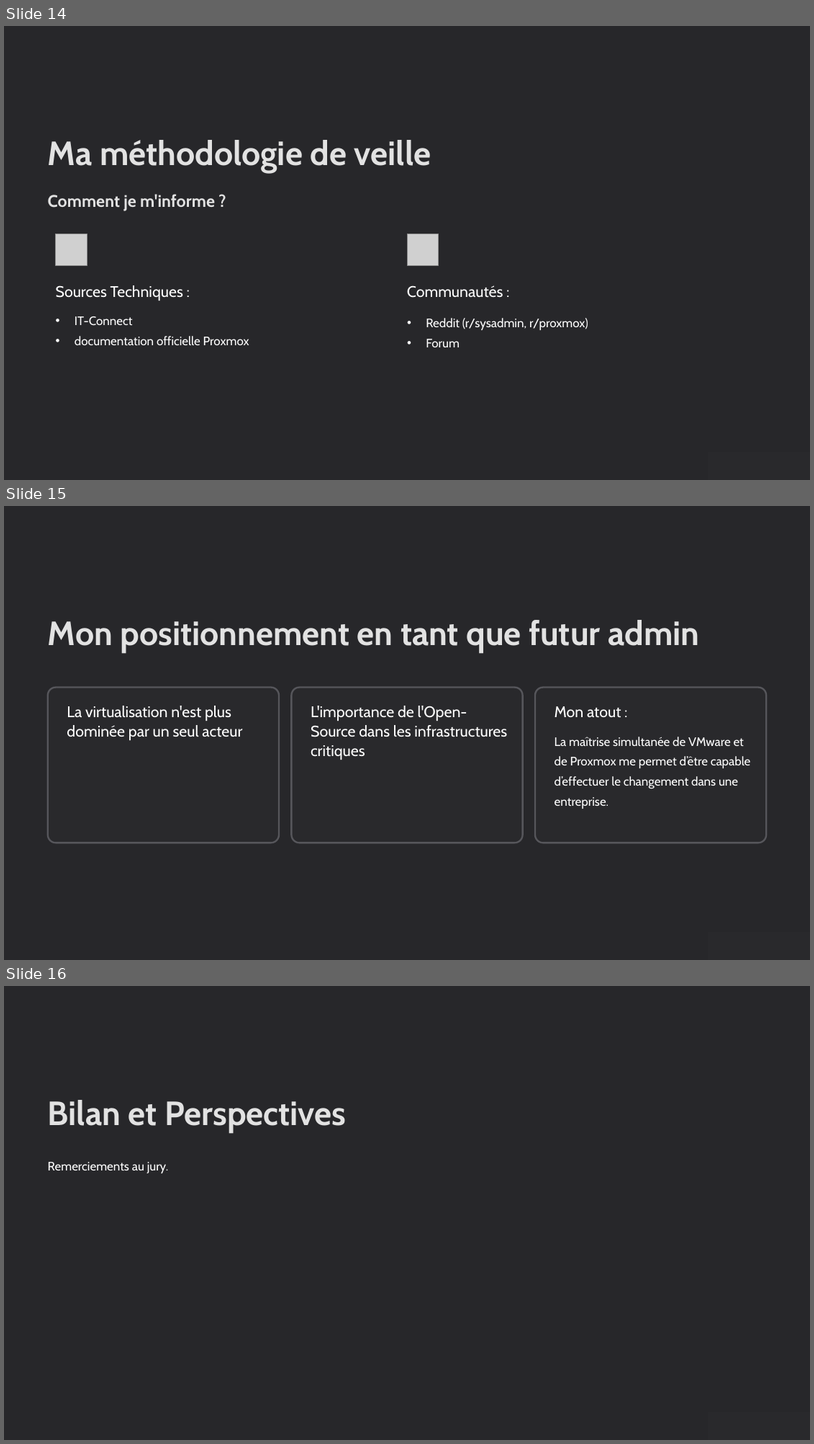
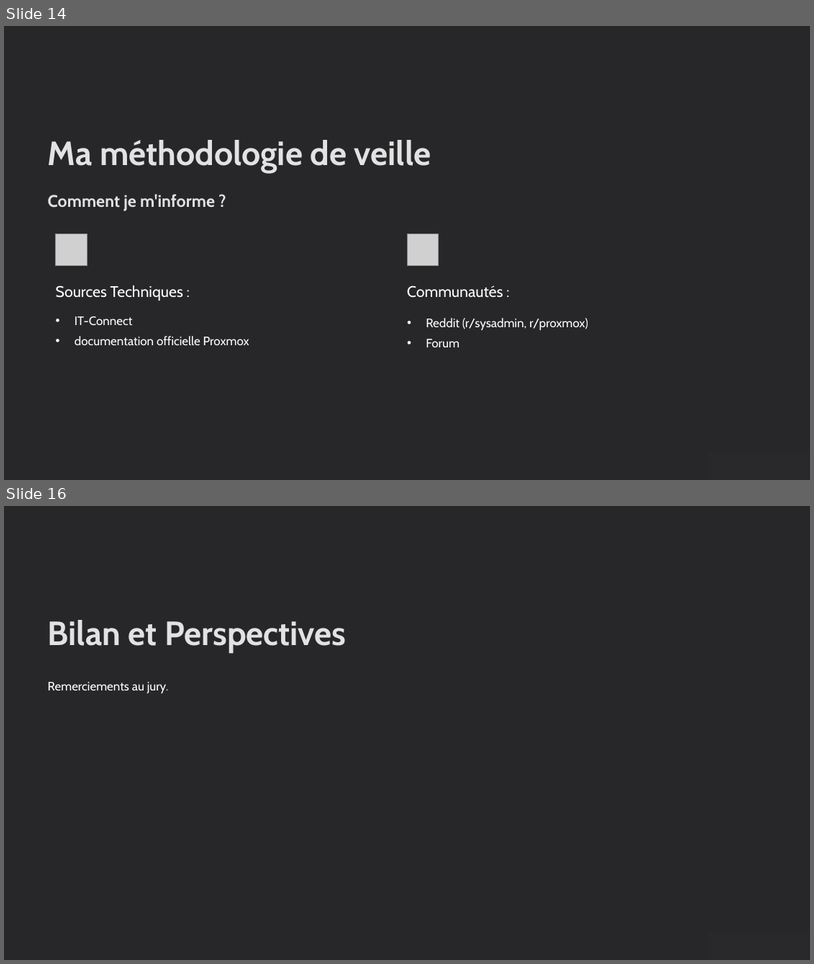
Before and after one commit to theocyx/theocyx, a slide deck: Diaporama_E5_Theo_Cayeux.pptx. Shown one above the other, each under a label of ours: slides 14, 15 and 16 before the commit, slides 14 and 16 after it; the slides between them are not shown. The pictures are 814x1444 and 814x964 pixels, drawn with LibreOffice and Linux fonts; fonts in the diff are those of the drawing; grey boxes stand for pictures; background and template pictures are left out. Boxes give left, top, right and bottom in pixels: in the first picture for what was removed or moved away, otherwise in the second. Text is boxed around its words. In the diff, an @@ line names an element or a change of style, - is before the commit and + after.

```diff
--- a/Diaporama_E5_Theo_Cayeux.pptx
+++ b/Diaporama_E5_Theo_Cayeux.pptx
@@ slide 15 removed at <box>4,506,810,960</box>, background picture (left out); not listed: 1 template element that a slide beside it also shows @@
@@ text removed at <box>48,620,700,654</box> @@
-Mon positionnement en tant que futur admin
@@ rounded rectangle removed at <box>48,687,279,842</box> @@
@@ rounded rectangle removed at <box>292,687,523,842</box> @@
@@ rounded rectangle removed at <box>535,687,766,842</box> @@
@@ text removed at <box>67,705,242,740</box> @@
-La virtualisation n'est plus dominée par un seul acteur
@@ text removed at <box>311,705,507,759</box> @@
-L'importance de l'Open-Source dans les infrastructures critiques
@@ text removed at <box>555,706,621,718</box> @@
-Mon atout :
@@ text removed at <box>555,736,751,808</box> @@
-La maîtrise simultanée de VMware et de Proxmox me permet d’être capable d’effectuer le changement dans une entreprise.
@@ rectangle removed at <box>708,932,810,960</box> @@
```
Also in this commit, not shown: 1 slide added.
